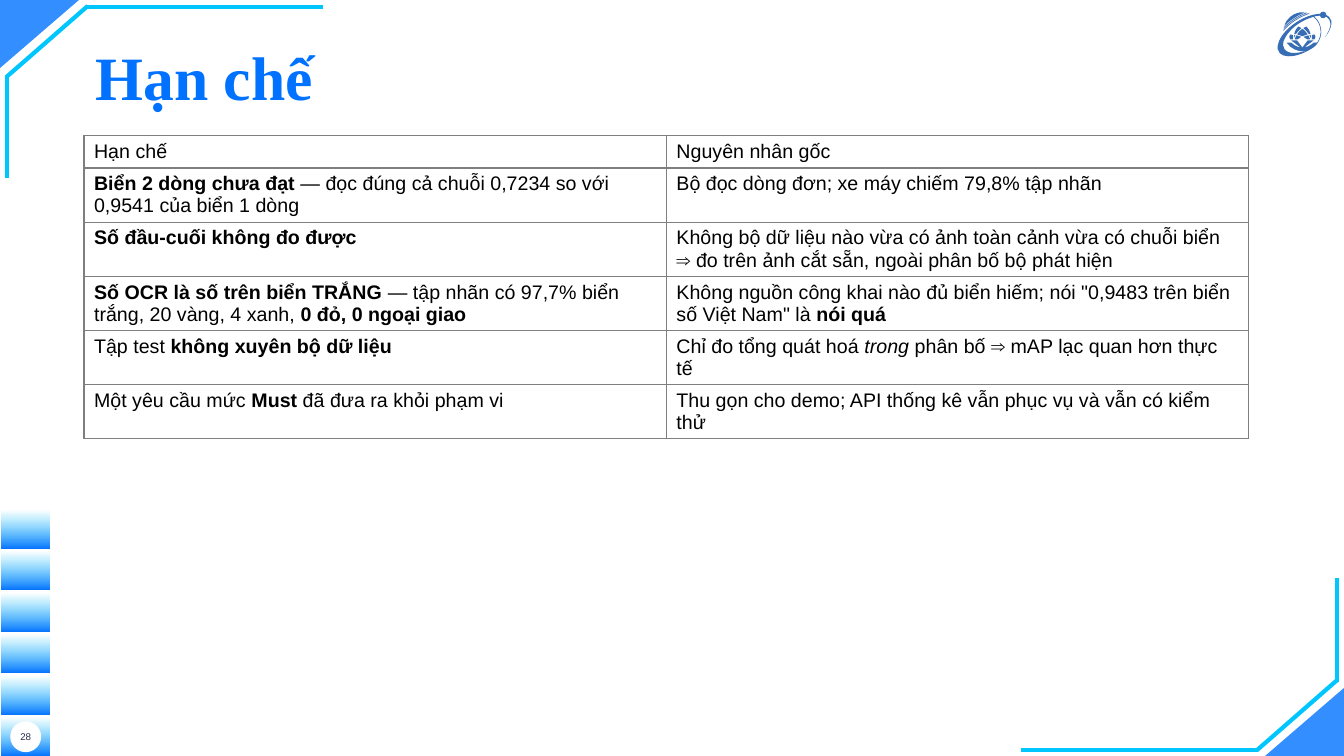
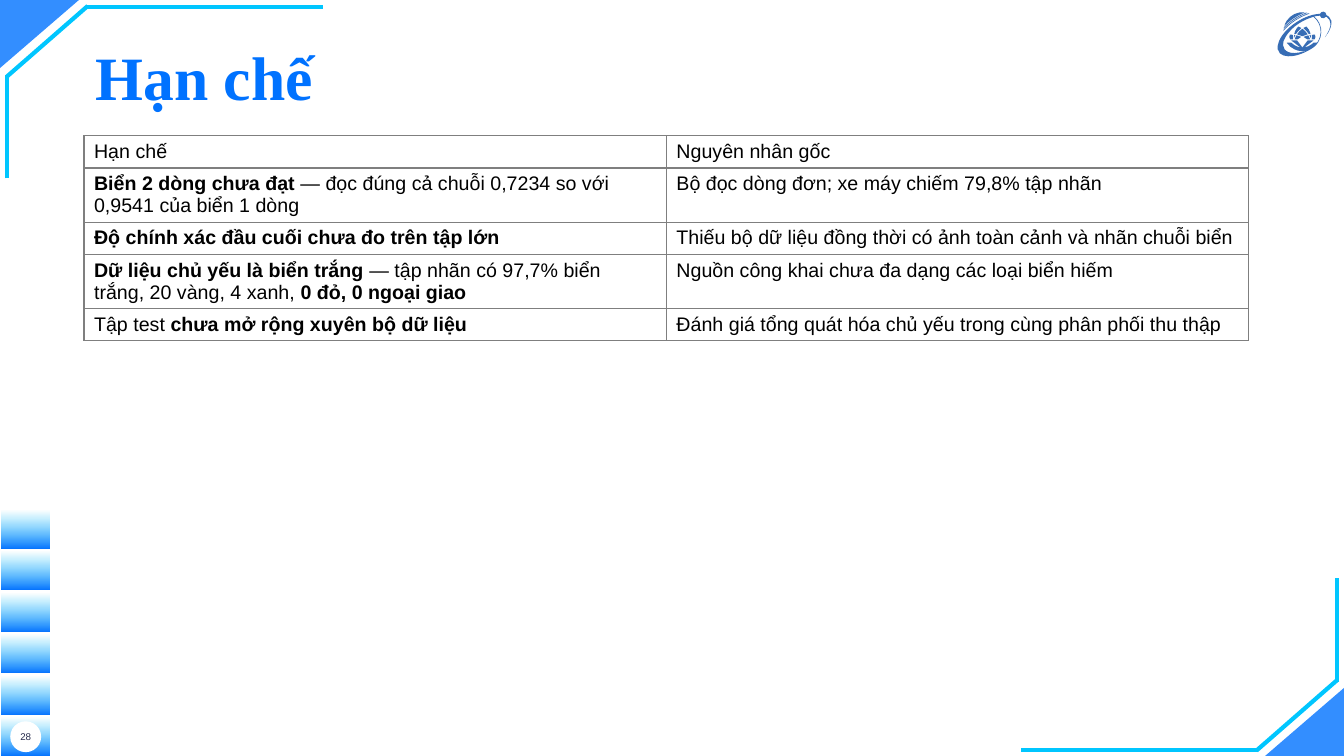
Before and after one commit to hieunguyen2604/alpr-do-an-mon-hoc, a slide deck: slide 28 of docs/slides/slides.pptx. Drawn at 1344x756 pixels with LibreOffice and Linux fonts; fonts in the diff are those of the drawing; background and template pictures are left out. Boxes give left, top, right and bottom in pixels: in the first picture for what was removed or moved away, otherwise in the second. Text is boxed around its words. In the diff, an @@ line names an element or a change of style, - is before the commit and + after.

```diff
--- a/docs/slides/slides.pptx
+++ b/docs/slides/slides.pptx
@@ table at box(84, 136, 1249, 681) @@
-row 3: Số đầu-cuối không đo được | Không bộ dữ liệu nào vừa có ảnh toàn cảnh vừa có chuỗi biển ⇒ đo trên ảnh cắt sẵn, ngoài phân bố bộ phát hiện
-row 4: Số OCR là số trên biển TRẮNG — tập nhãn có 97,7% biển trắng, 20 vàng, 4 xanh, 0 đỏ, 0 ngoại giao | Không nguồn công khai nào đủ biển hiếm; nói "0,9483 trên biển số Việt Nam" là nói quá
-row 5: Tập test không xuyên bộ dữ liệu | Chỉ đo tổng quát hoá trong phân bố ⇒ mAP lạc quan hơn thực tế
-row 6: Một yêu cầu mức Must đã đưa ra khỏi phạm vi | Thu gọn cho demo; API thống kê vẫn phục vụ và vẫn có kiểm thử
+row 3: Độ chính xác đầu cuối chưa đo trên tập lớn | Thiếu bộ dữ liệu đồng thời có ảnh toàn cảnh và nhãn chuỗi biển
+row 4: Dữ liệu chủ yếu là biển trắng — tập nhãn có 97,7% biển trắng, 20 vàng, 4 xanh, 0 đỏ, 0 ngoại giao | Nguồn công khai chưa đa dạng các loại biển hiếm
+row 5: Tập test chưa mở rộng xuyên bộ dữ liệu | Đánh giá tổng quát hóa chủ yếu trong cùng phân phối thu thập
```
Also in this commit, not shown: 14 other slides changed, 3 other files.
